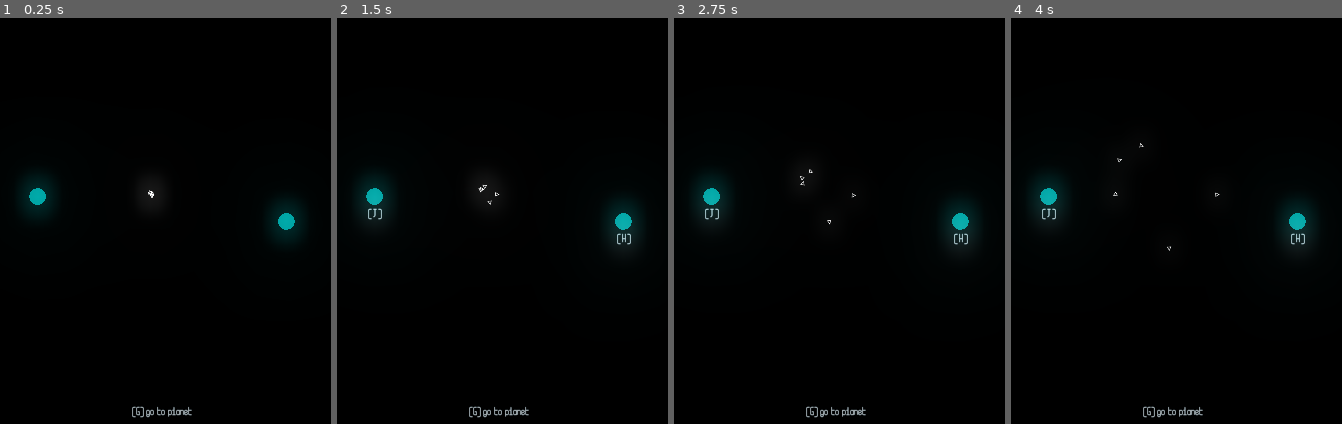
Above: before the commit, frames 1-4 (left to right).
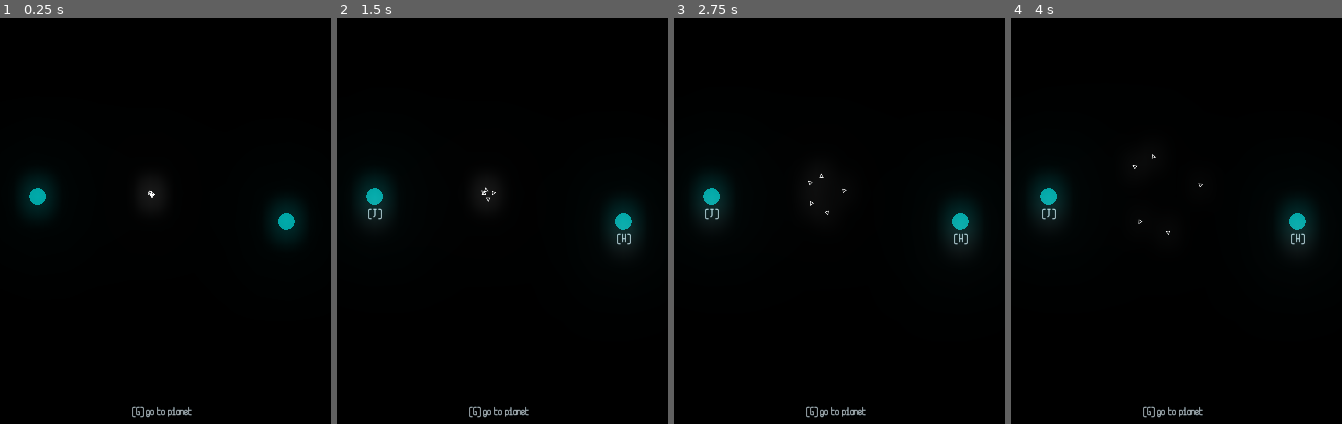
Above: after the commit, the same moments.

Repository: raffomania/aekisfour
Game: Godot game, scene res://main.tscn
The game is run twice, just before and just after one commit, with the same random seed, the same clock (stepped at 60 frames per second) and the same inputs.
Inputs:
- Up to frame 1 (0.25 s): no input
- Up to frame 2 (1.5 s): tap Enter at 0.5 s; hold R (r) 0.53-1.28 s; tap G (g) at 0.6 s; tap R (r) at 1.35 s
- Up to frame 3 (2.75 s): tap S (s) at 1.55 s; hold S (s) from 2.03 s (still down); tap G (g) at 2.3 s
- Up to frame 4 (4 s): release S (s) at 2.78 s; tap G (g) at 2.85 s; tap R (r) at 3.05 s; hold R (r) from 3.53 s (still down); tap S (s) at 3.8 s

The runs differ from the first frame. In frame 1, less than 0.1% of the frame differs, in the area x 44-47%, y 42-45%; in frame 2, less than 0.1%; in frame 3, less than 0.1%; in frame 4, less than 0.1%, in the area x 30-64%, y 30-58%.

Commit message:
add deceleration

Diff:
--- a/ships.gd
+++ b/ships.gd
@@ -39,12 +39,12 @@
 	var resources = 0
 	var reserved_resources = 0
 	const capacity = 2
-	const max_speed = 80
-	const steering = 0.01
-	const acceleration = 0.005
+	const max_speed = 100
+	const steering = 1.45
+	const acceleration = 0.145
 	const separation = 0.03
 	const max_distance_from_home = 300
-	const random_wander_strength = 1
+	const random_wander_strength = 2
 
 	func init(position: Vector2):
 		transform = Transform2D().translated(position)
@@ -52,12 +52,14 @@
 
 	func update(dt, ships):
 		var direction: Vector2 = velocity.normalized()
+		var deceleration = 0
 		if is_instance_valid(target):
 			var to_target = target.global_position - transform.origin
 			if to_target.length_squared() < 2000:
 				process_target()
 			else:
 				direction = to_target.normalized()
+				deceleration = clamp((400 - to_target.length())/400, 0, 1) * acceleration
 		else:
 			random_direction = random_direction.rotated((randf() - 0.5) * TAU * dt * random_wander_strength)
 
@@ -76,7 +78,9 @@
 			if from_other_to_self.length_squared() < 1500:
 				direction = direction.slerp(from_other_to_self.normalized(), separation)
 
-		velocity = velocity.normalized().slerp(direction, steering) * lerp(velocity.length(), max_speed, acceleration)
+		velocity = velocity.normalized().slerp(direction, steering * dt) \
+			* lerp(velocity.length(), max_speed, (acceleration - deceleration) * dt) \
+			* (1 - deceleration * dt)
 
 		var new_transform = Transform2D().rotated(velocity.angle())
 		new_transform.origin = transform.origin + dt * velocity
